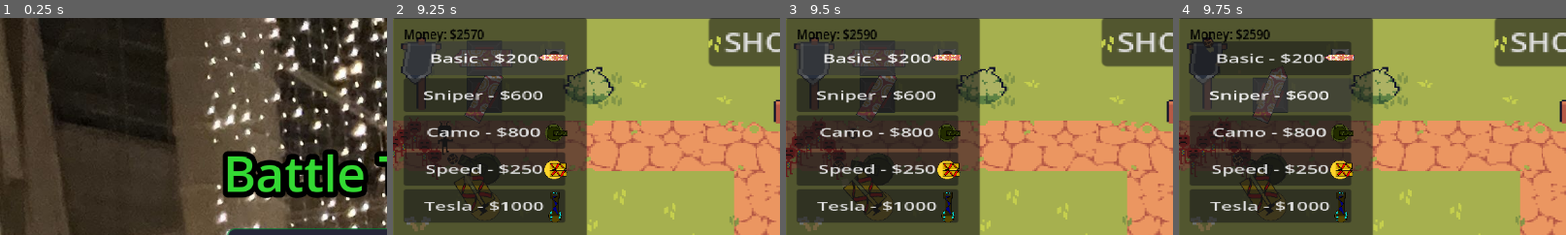
Above: before the commit, frames 1-4 (left to right).
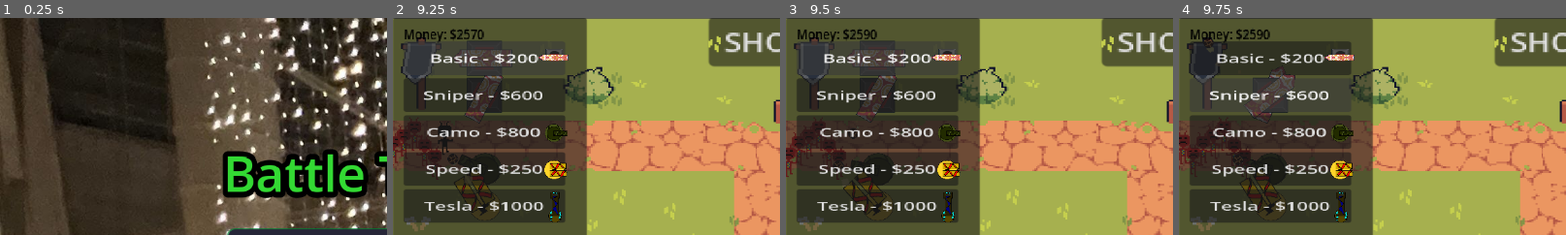
Above: after the commit, the same moments.

Repository: Matthewfrogman/Battle_towers
Game: Godot game, scene res://scenes/main_menu.tscn
Same seed, same stepped clock (60 frames per second), same inputs: the game is played once before the commit and once after it.
Inputs:
- Up to frame 1 (0.25 s): no input
- Up to frame 2 (9.25 s): click "PLAY" at 0.5 s; click "PLAY" at 1.25 s; click "Basic - $200" at 2 s; click "Sniper - $600" at 2.75 s; click "Camo - $800" at 3.5 s; click "Speed - $250" at 4.25 s; click "Tesla - $1000" at 5 s; click "▶▶" at 5.75 s; click "SHOP" at 6.5 s; click ">" at 7.25 s; click "SHOP" at 8 s; click "Basic - $200" at 8.75 s
- Up to frame 3 (9.5 s): no input
- Up to frame 4 (9.75 s): click "Sniper - $600" at 9.5 s
The pictures show only the part of the screen within x 0-50%, y 0-50%; the shares and areas given below are measured in that part.

Frames 1-3 are identical in both runs. In frame 4, 0.4% of the frame differs, in the area x 17-31%, y 23-46%.

Commit message:
Camo variable

Diff:
--- a/scenes/enemy_base.gd
+++ b/scenes/enemy_base.gd
@@ -5,7 +5,8 @@
 @export var direction = 1
 @export var dmg_to_player = 50
 # sees the progress of the enemy across the track
-var progress = 0
+var progress: int = 0
+var camo: bool = false
 
 func _ready():
 	pass
